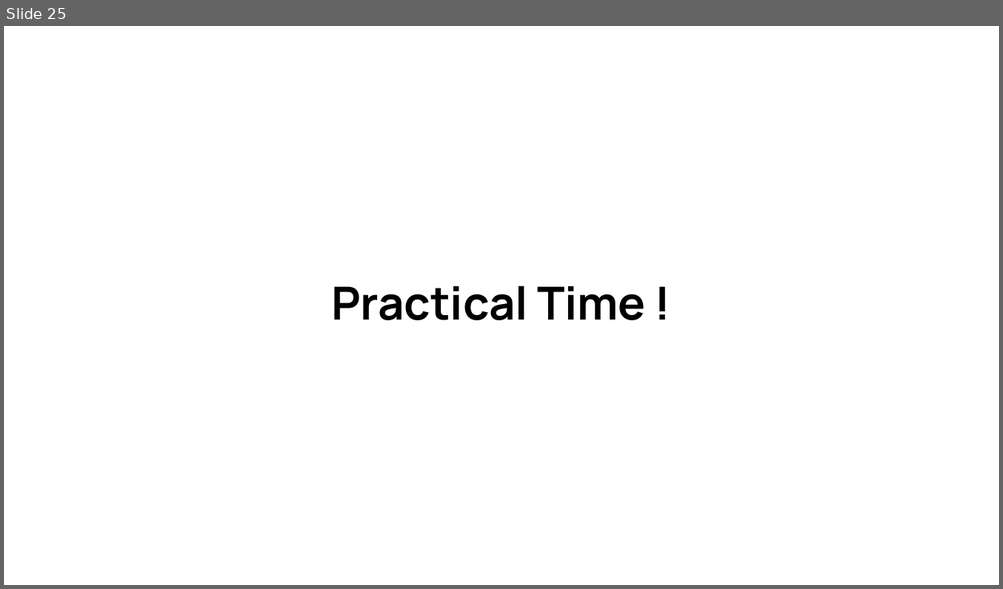
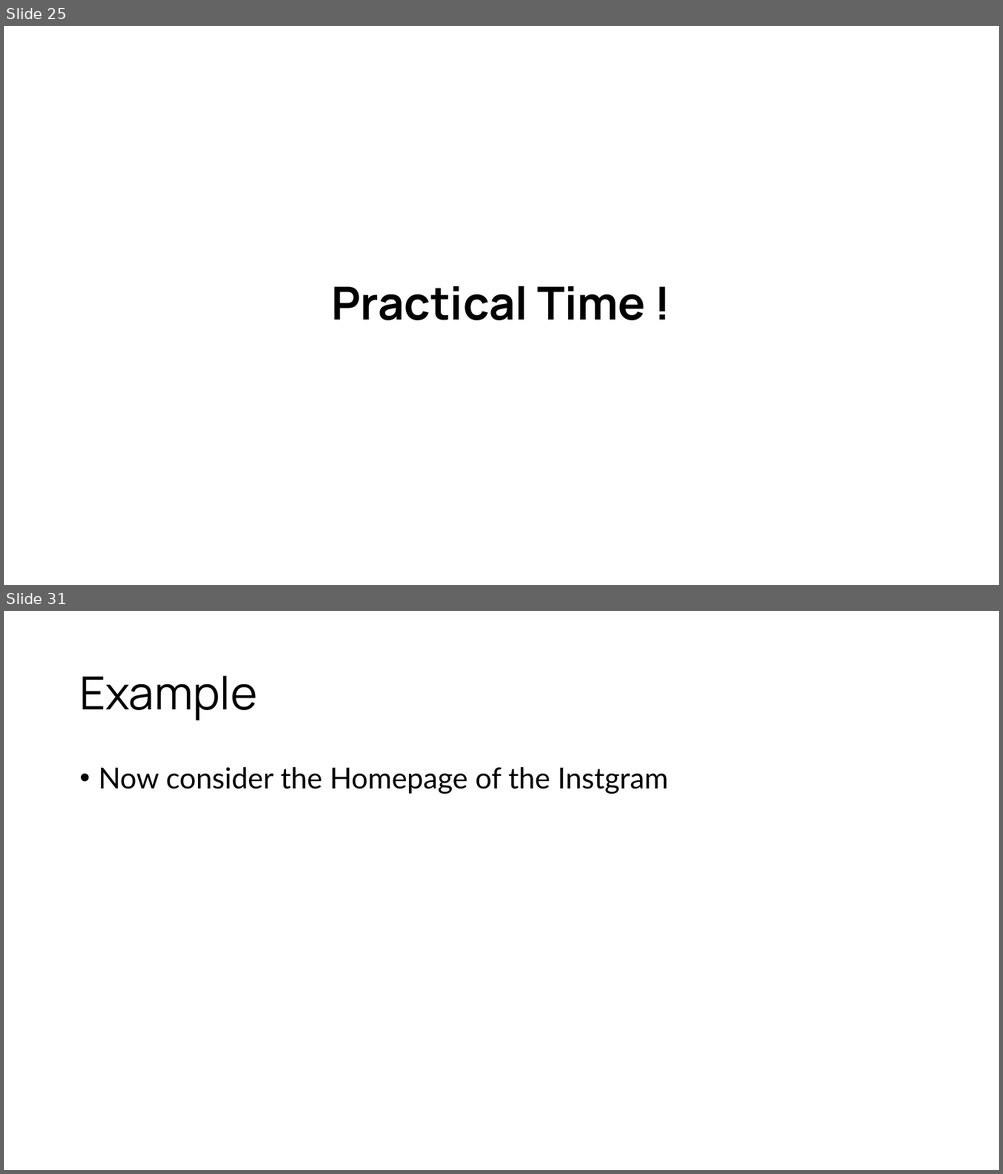
Before and after one commit to d33kshant/webdev-workshop, a slide deck: resources/workshop-presentation.pptx. Shown one above the other, each under a label of ours: slide 25 before the commit, slides 25 and 31 after it; the slides between them are not shown. The pictures are 1003x589 and 1003x1174 pixels, drawn with LibreOffice and Linux fonts; fonts in the diff are those of the drawing. Boxes give left, top, right and bottom in pixels: in the first picture for what was removed or moved away, otherwise in the second. Text is boxed around its words. In the diff, an @@ line names an element or a change of style, - is before the commit and + after.

```diff
--- a/resources/workshop-presentation.pptx
+++ b/resources/workshop-presentation.pptx
@@ slide 31 added at (4, 611, 999, 1170), background #FFFFFF @@
@@ title added at (79, 675, 257, 721), 44 pt, text #000000 @@
+Example
@@ text added at (99, 767, 668, 794), 28 pt, text #000000 @@
+• Now consider the Homepage of the Instgram
```
Also in this commit, not shown: 5 slides changed, 5 other slides added, 1 slide removed.
